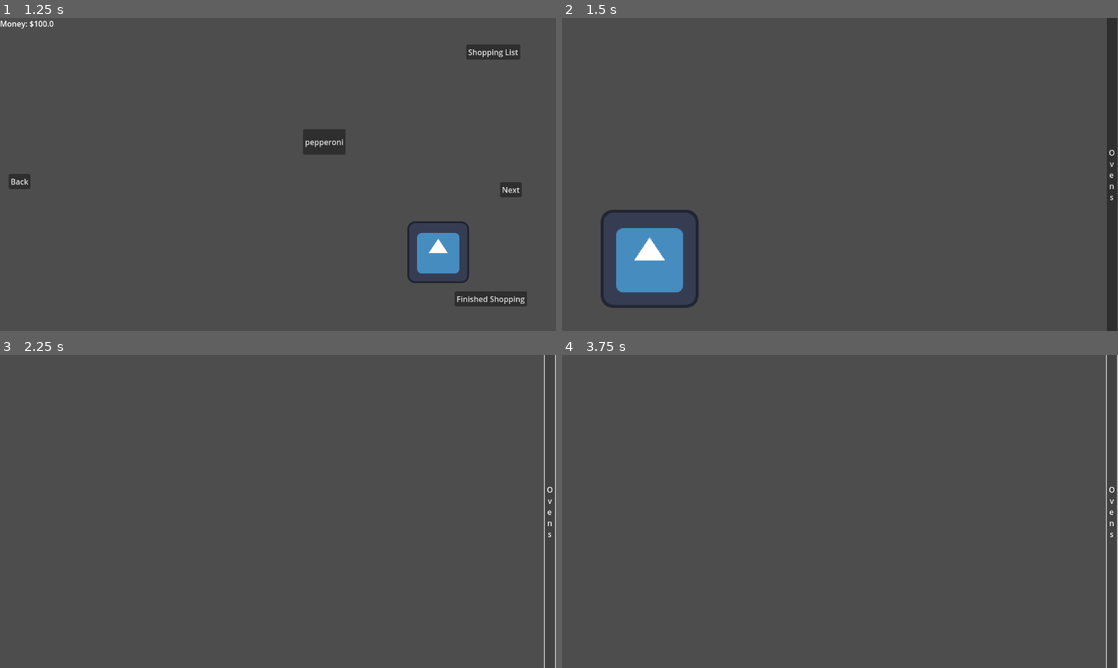
Above: before the commit, frames 1-4 (two rows, left to right).
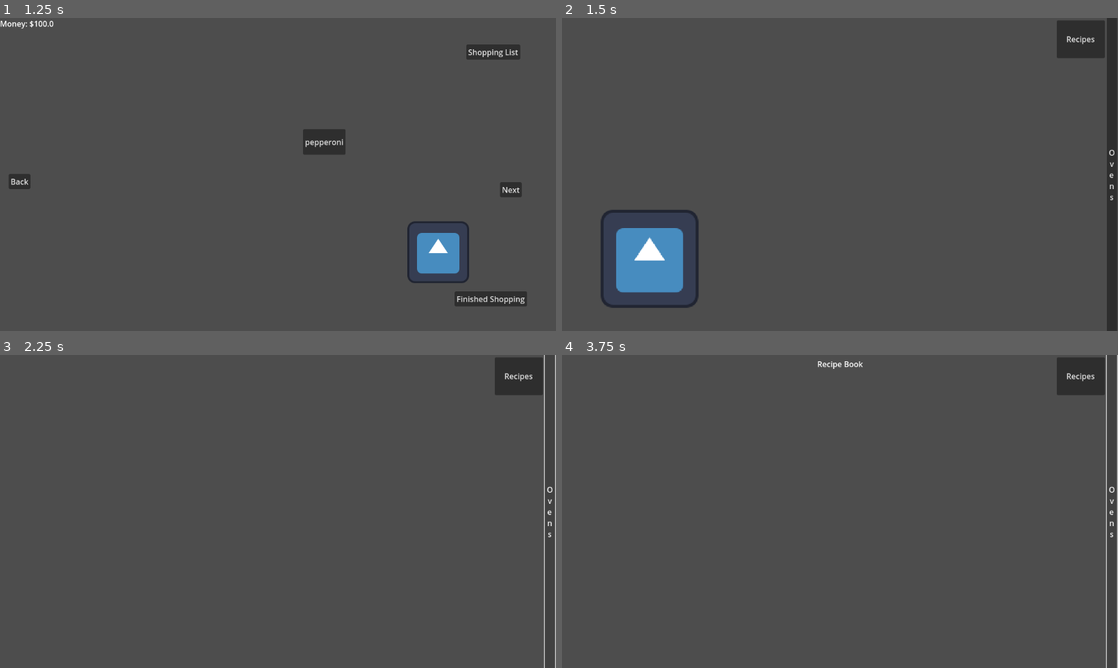
Above: after the commit, the same moments.

Repository: Leone2004/LandLockedLigersGame
Game: Godot game, scene res://Scenes/mainmenu.tscn
Same seed, same stepped clock (60 frames per second), same inputs: the game is played once before the commit and once after it. The engine's default icon, where the game draws it, is replaced by a stand-in: a white triangle on a blue panel in a dark square.
Inputs (mouse positions are in pixels of both pictures, inside the frame that each line leads up to):
- Up to frame 1 (1.25 s): click "Start" at 0.5 s
- Up to frame 2 (1.5 s): click "Finished Shopping" at 1.25 s
- Up to frame 3 (2.25 s): click "Ovens" at 2 s
- Up to frame 4 (3.75 s): click (1079, 376) at 2.75 s, where only the run after the commit has a clickable "Recipes"; click "Ovens" at 3.5 s

Frame 1 is identical in both runs. In frame 2, 1.0% of the frame differs, in the area x 89-98%, y 0-13%; in frame 3, 1.0%; in frame 4, 1.1%, in the area x 46-98%, y 0-13%.

Commit message:
added recipe book button. toggles recipe book layer when pressed

Diff:
--- a/cookingupsuccessgame/Scenes/cooking.tscn
+++ b/cookingupsuccessgame/Scenes/cooking.tscn
@@ -22,6 +22,34 @@
 text = "Ovens"
 autowrap_mode = 3
 
+[node name="Button2" type="Button" parent="CanvasLayer"]
+anchors_preset = -1
+anchor_left = -2.571
+anchor_top = 0.07
+anchor_right = -2.571
+anchor_bottom = 0.07
+offset_left = 3986.79
+offset_top = -40.36
+offset_right = 4086.79
+offset_bottom = 37.64
+text = "Recipes"
+
+[node name="RecipeBook" type="CanvasLayer" parent="CanvasLayer"]
+visible = false
+
+[node name="Label" type="Label" parent="CanvasLayer/RecipeBook"]
+anchors_preset = 5
+anchor_left = 0.5
+anchor_right = 0.5
+offset_left = -125.5
+offset_right = 125.5
+offset_bottom = 37.0
+grow_horizontal = 2
+text = "Recipe Book"
+horizontal_alignment = 1
+vertical_alignment = 1
+
 [node name="Camera2D" type="Camera2D" parent="."]
 
 [connection signal="pressed" from="CanvasLayer/Button" to="." method="_on_button_pressed"]
+[connection signal="pressed" from="CanvasLayer/Button2" to="." method="_on_recipe_pressed"]
--- a/cookingupsuccessgame/Scripts/CookingScene.gd
+++ b/cookingupsuccessgame/Scripts/CookingScene.gd
@@ -1,5 +1,7 @@
 extends Node2D
 var ovenswitch : bool = true
+var recipe_book_visible : bool = false
+@onready var recipe_book_layer = get_node("CanvasLayer/RecipeBook")
 @onready var camera : Camera2D = $Camera2D
 
 func _on_button_pressed() -> void:
@@ -9,3 +11,7 @@
 	if ovenswitch == true:
 		camera.position.x = 1 * screen_width
 		ovenswitch = false
+
+func _on_recipe_pressed() -> void:
+	recipe_book_visible = !recipe_book_visible
+	recipe_book_layer.visible = recipe_book_visible
